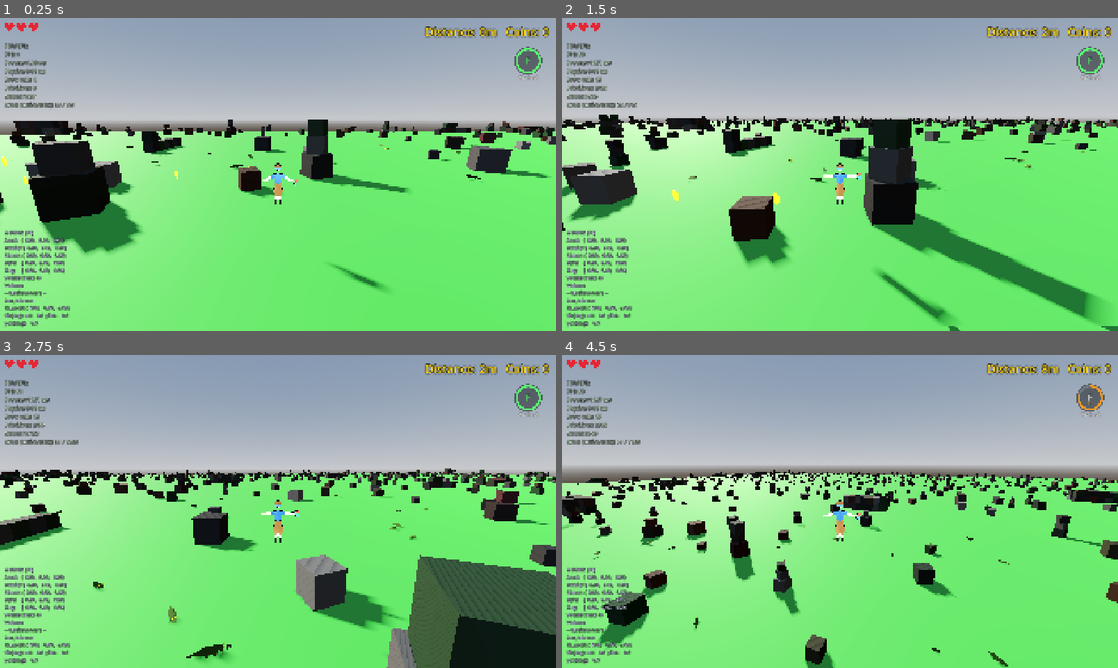
Above: before the commit, frames 1-4 (two rows, left to right).
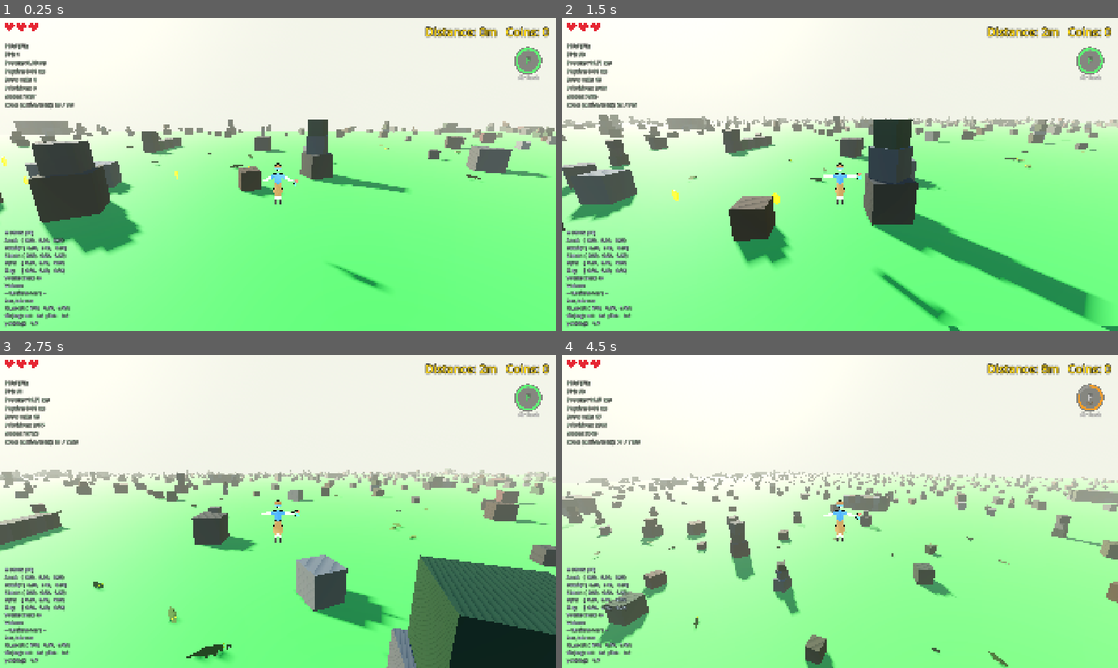
Above: after the commit, the same moments.

Repository: korjavin/godot-test1
Game: Godot game, scene res://scenes/main.tscn
The game is run twice, just before and just after one commit, with the same random seed, the same clock (stepped at 60 frames per second) and the same inputs.
Inputs (mouse positions are in pixels of both pictures, inside the frame that each line leads up to):
- Up to frame 1 (0.25 s): no input
- Up to frame 2 (1.5 s): tap Enter (ui_accept) at 0.5 s; move the mouse to (867, 174) at 0.52 s; hold Shift (run) 0.53-1.28 s; hold W (move_forward) from 0.53 s (still down); tap Space (jump) at 0.77, 1.07 s; move the mouse to (812, 174) at 1.27 s; tap Ctrl (duck) at 1.35 s
- Up to frame 3 (2.75 s): keep holding W (move_forward); tap Space (jump) at 1.52, 1.82 s; tap Shift (run) at 1.55 s; move the mouse to (289, 505) at 2.02 s; hold Shift (run) from 2.03 s (still down)
- Up to frame 4 (4.5 s): keep holding W (move_forward); move the mouse to (834, 517) at 2.77 s; release Shift (run) at 2.78 s; tap F (special_ability) at 2.85 s; tap Space (jump) at 3.02, 3.32, 3.77, 4.07 s; tap Shift (run) at 3.05, 3.8, 4.35 s; move the mouse to (878, 514) at 3.52 s; hold R (switch_character) 3.53-4.28 s; move the mouse to (795, 508) at 4.27 s

The runs differ from the first frame. In frame 1, 70% of the frame differs, in the area x 0-100%, y 0-96%; in frame 2, 72%; in frame 3, 78%; in frame 4, 98%, in the area x 0-100%, y 0-100%.

Commit message:
feat: finished sky + universal fog + earning glow + BCS grade — blue-to-warm-pale sky gradient with sun halo, cross-platform horizon-matched fog (density platform-gated 0.005 web / 0.0022 desktop, sun scatter 0.15), glow threshold 0.85 so bloom-ready coins actually bloom, contrast/saturation/tonemap grade

Diff:
--- a/scenes/main.tscn
+++ b/scenes/main.tscn
@@ -16,8 +16,11 @@
 [ext_resource type="Script" path="res://scripts/sound_manager.gd" id="14_sound"]
 
 [sub_resource type="ProceduralSkyMaterial" id="ProceduralSkyMaterial_1"]
-sky_horizon_color = Color(0.64625, 0.65575, 0.67075, 1)
-ground_horizon_color = Color(0.64625, 0.65575, 0.67075, 1)
+sky_top_color = Color(0.25, 0.45, 0.75, 1)
+sky_horizon_color = Color(0.85, 0.86, 0.8, 1)
+ground_bottom_color = Color(0.28, 0.33, 0.25, 1)
+ground_horizon_color = Color(0.85, 0.86, 0.8, 1)
+sun_curve = 0.08
 
 [sub_resource type="Sky" id="Sky_1"]
 sky_material = SubResource("ProceduralSkyMaterial_1")
@@ -26,7 +29,15 @@
 background_mode = 2
 sky = SubResource("Sky_1")
 tonemap_mode = 2
+tonemap_exposure = 1.05
+tonemap_white = 1.2
 glow_enabled = true
+glow_intensity = 0.6
+glow_bloom = 0.05
+glow_hdr_threshold = 0.85
+adjustment_enabled = true
+adjustment_contrast = 1.08
+adjustment_saturation = 1.18
 
 [node name="Main" type="Node3D"]
 
--- a/scripts/coin.gd
+++ b/scripts/coin.gd
@@ -106,7 +106,7 @@
 	EDUCATIONAL NOTE — duplicate, never mutate, the shared material: every coin
 	instance shares the material resource baked into coin.tscn. Recolouring it
 	in place would turn EVERY coin in the world purple (same defensive-duplicate
-	pattern as _setup_web_fog in endless_terrain.gd).
+	pattern as _setup_fog in endless_terrain.gd).
 	"""
 	value = GEM_VALUE
 
--- a/scripts/endless_terrain.gd
+++ b/scripts/endless_terrain.gd
@@ -34,9 +34,9 @@
 ##
 ## The catch is that a smaller view normally reveals the "edge of the world" — the last
 ## ring of chunks just stops, with sky beyond it. We hide that edge with depth fog (set
-## up below in _ready, web only) coloured like the sky horizon, so the nearer world edge
+## up below in _ready) coloured like the sky horizon, so the nearer world edge
 ## dissolves into the sky and the field still FEELS endless. Desktop keeps the full 5
-## and never gets fog, so it is visually unchanged.
+## chunks of view and gets a much thinner fog (see FOG_DENSITY_DESKTOP below).
 ##
 ## TUNABLE: 3 is a good default. If the visible world feels too tight in the browser,
 ## bump this to 4 (and, if you do, you may want to lower the fog density a touch so the
@@ -44,22 +44,37 @@
 const WEB_RENDER_DISTANCE: int = 3
 
 # ----------------------------------------------------------------------------
-# WEB-ONLY DEPTH FOG (masks the reduced view distance — see _setup_web_fog)
+# UNIVERSAL DEPTH FOG (see _setup_fog)
 # ----------------------------------------------------------------------------
 ##
-## Fog colour: the sky horizon grey from main.tscn's ProceduralSkyMaterial
-## (sky_horizon_color ≈ 0.646, 0.656, 0.671). Matching the horizon makes the fogged-out
-## world edge blend seamlessly into the sky instead of reading as a coloured haze.
-const WEB_FOG_COLOR: Color = Color(0.646, 0.656, 0.671)
-
-## Exponential fog density. The reduced web view reaches render_distance(3) ×
+## Fog runs on EVERY platform now — desktop and editor included. This is an intentional,
+## owner-sanctioned desktop visual change: the ONE deliberate exception to this repo's
+## "visual changes are web-gated" rule. On web the fog is thick and masks the reduced
+## view distance (its original job); on desktop it is a thin depth haze that dissolves
+## the far horizon instead of showing a hard world edge. Only the DENSITY stays
+## platform-gated, because density is a view-distance/perf concern, not a look concern.
+##
+## Fog colour: the sky horizon colour from main.tscn's ProceduralSkyMaterial
+## (sky_horizon_color = ground_horizon_color = 0.85, 0.86, 0.80). Matching the horizon
+## makes the fogged-out world edge blend seamlessly into the sky instead of reading as a
+## coloured haze. CONTRACT: if the sky horizon colour ever changes, this constant moves
+## with it — all three values are one colour.
+const FOG_COLOR: Color = Color(0.85, 0.86, 0.80)
+
+## Exponential fog density, WEB value. The reduced web view reaches render_distance(3) ×
 ## chunk_size(50) = ~150 m to the nearest chunk edge and ~175 m to the far corner, so we
 ## want visibility to fade out around there. 0.005 gives roughly ~150–250 m of visibility
 ## (exponential fog has no hard cutoff — it thickens with distance), which tucks the chunk
 ## boundary into the haze without fogging the playable area near the player.
 ## TUNABLE: raise toward 0.006 for a closer/denser edge, lower toward 0.004 for a more
 ## open feel (or if you bump WEB_RENDER_DISTANCE to 4).
-const WEB_FOG_DENSITY: float = 0.005
+const FOG_DENSITY_WEB: float = 0.005
+
+## Exponential fog density, DESKTOP/EDITOR value. Desktop sees ~250–275 m of chunks
+## (render_distance 5), so the fog must sit much further out: 0.0022 is a soft depth
+## haze that only reads near the far edge of the view, giving aerial perspective
+## without eating the playable area.
+const FOG_DENSITY_DESKTOP: float = 0.0022
 
 ## Terrain height variation (for future procedural generation)
 ## Currently we use a flat plane, but this allows for hills/valleys
@@ -507,11 +522,11 @@
 		terrain_material.albedo_color = Color(0.2, 0.6, 0.2)  # Green grass color
 		terrain_material.roughness = 0.8
 
-	# WEB-ONLY: enable the depth fog that masks the reduced view distance. Done after the
+	# Enable the depth fog on ALL platforms (thick on web to mask the reduced view
+	# distance, thin on desktop as a horizon haze — see _setup_fog). Done after the
 	# player is found (so we know the scene tree is ready) but it only touches the
-	# WorldEnvironment, not the player. Gated strictly behind OS.has_feature("web") inside
-	# the helper, so desktop/editor get NO fog.
-	_setup_web_fog()
+	# WorldEnvironment, not the player.
+	_setup_fog()
 
 	print("Endless Terrain System initialized!")
 	# Log the platform and the EFFECTIVE render distance so it's obvious in the web
@@ -521,24 +536,18 @@
 	print("Render distance: ", render_distance, " chunks")
 	print("Crocodiles per chunk: ", crocodiles_per_chunk if spawn_crocodiles else 0)
 
-func _setup_web_fog() -> void:
-	"""
-	Enable depth fog on the scene's WorldEnvironment — WEB ONLY — so the reduced view
-	distance's nearer world edge dissolves into the sky and the field still feels endless.
-
-	Desktop and the editor never enter the web branch, so they get NO fog and stay
-	visually identical to before this change.
-
-	WHY FOG (and why web-only): on web we shrink render_distance (see WEB_RENDER_DISTANCE),
-	which would otherwise expose the hard "edge of the world" where the last ring of chunks
-	stops. Fog coloured like the sky horizon hides that boundary in haze, so the smaller
-	world looks like it just fades into the distance. Desktop keeps the full view and needs
-	no such mask.
-	"""
-	# Strict web gate: do nothing at all on desktop/editor.
-	if not OS.has_feature("web"):
-		return
-
+func _setup_fog() -> void:
+	"""
+	Enable depth fog on the scene's WorldEnvironment — on EVERY platform.
+
+	This is an intentional, owner-sanctioned desktop visual change: the one deliberate
+	exception to this repo's "visual changes are web-gated" rule (see the FOG_COLOR
+	comment block up top). Only the DENSITY differs per platform — that's a
+	view-distance/perf concern, so it stays gated:
+	  - web:     FOG_DENSITY_WEB (0.005)      — thick, masks the reduced render distance
+	  - desktop: FOG_DENSITY_DESKTOP (0.0022) — thin depth haze; the long view's horizon
+	                                            dissolves instead of ending at a hard edge
+	"""
 	# Find the WorldEnvironment. EndlessTerrain doesn't hold a hard reference to it, but in
 	# main.tscn the two are SIBLINGS under the root "Main" node, so a sibling lookup via our
 	# parent is the simplest robust way to reach it. Guard every step with null checks so a
@@ -548,20 +557,19 @@
 		return
 	var world_env := parent_node.get_node_or_null("WorldEnvironment") as WorldEnvironment
 	if world_env == null:
-		push_warning("Web fog: no sibling WorldEnvironment found; skipping fog setup.")
+		push_warning("Fog: no sibling WorldEnvironment found; skipping fog setup.")
 		return
 
 	var env: Environment = world_env.environment
 	if env == null:
-		push_warning("Web fog: WorldEnvironment has no Environment resource; skipping fog.")
+		push_warning("Fog: WorldEnvironment has no Environment resource; skipping fog.")
 		return
 
 	# DEFENSIVE COPY: the Environment is an inline SubResource shared with the editor scene.
 	# We duplicate it and assign the copy back BEFORE enabling fog, so we mutate a
-	# per-instance copy at runtime rather than the shared resource. This only ever runs on
-	# the web build, but duplicating keeps it clean and avoids any chance of dirtying the
-	# shared sub-resource. (We pass false so it copies the resource itself, not its deep
-	# sub-resources like the Sky, which we want to keep sharing.)
+	# per-instance copy at runtime rather than the shared resource — the editor's saved
+	# scene never sees the fog values. (We pass false so it copies the resource itself,
+	# not its deep sub-resources like the Sky, which we want to keep sharing.)
 	env = env.duplicate(false)
 	world_env.environment = env
 
@@ -569,16 +577,19 @@
 	# Godot 4.5 Environment fog API:
 	#   - fog_enabled            : turn fog on
 	#   - fog_light_color        : the fog's colour (matches the sky horizon → seamless edge)
-	#   - fog_density            : exponential density (controls how quickly distance fades)
-	#   - fog_sun_scatter        : 0 = no bright streak toward the sun, keeping the haze flat
+	#   - fog_density            : exponential density (controls how quickly distance fades);
+	#                              the one platform-gated value — see _setup_fog's docstring
+	#   - fog_sun_scatter        : 0.15 = a gentle bright streak toward the warm key light,
+	#                              so the haze reads sunlit instead of flat grey
 	#   - fog_aerial_perspective : 0 = don't blend the sky into fog for distant geometry
+	var density: float = FOG_DENSITY_WEB if OS.has_feature("web") else FOG_DENSITY_DESKTOP
 	env.fog_enabled = true
-	env.fog_light_color = WEB_FOG_COLOR
-	env.fog_density = WEB_FOG_DENSITY
-	env.fog_sun_scatter = 0.0
+	env.fog_light_color = FOG_COLOR
+	env.fog_density = density
+	env.fog_sun_scatter = 0.15
 	env.fog_aerial_perspective = 0.0
 
-	print("Web fog enabled (density ", WEB_FOG_DENSITY, ", colour ", WEB_FOG_COLOR, ")")
+	print("Fog enabled (density ", density, ", colour ", FOG_COLOR, ")")
 
 func _process(_delta: float) -> void:
 	"""
Not shown, changed: docs/plans/20260814-rendering-perf-look.md
